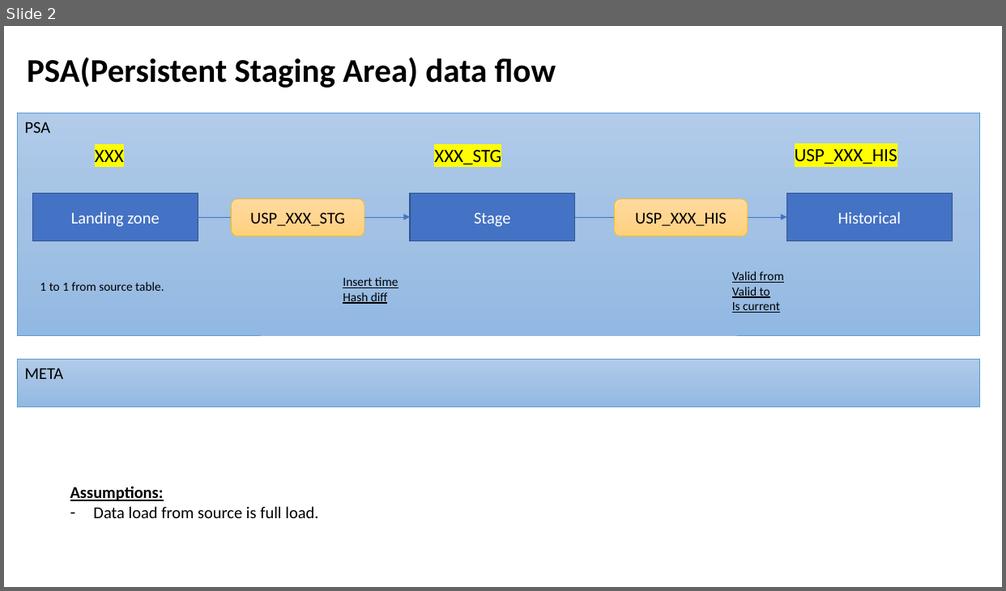
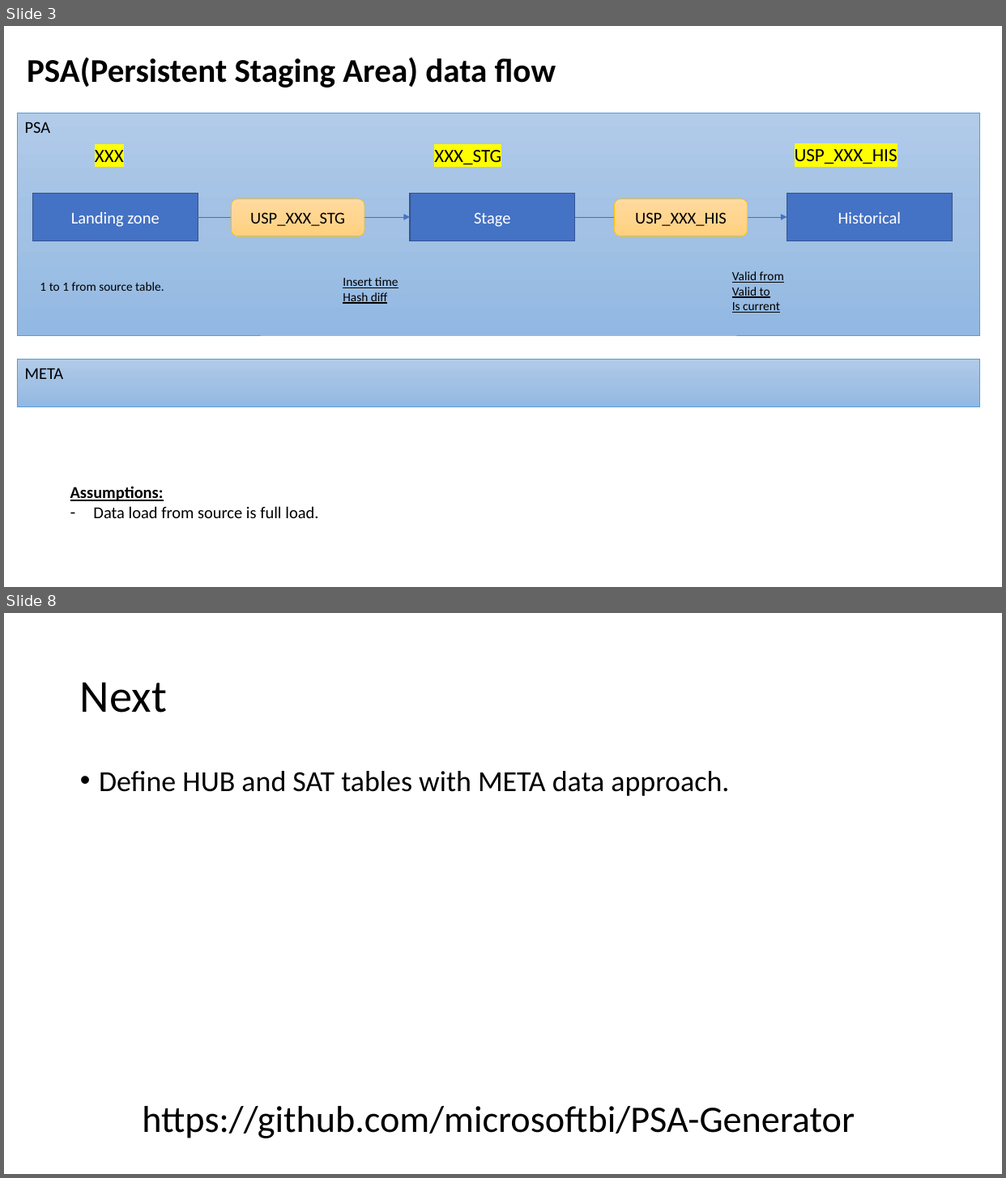
Before and after one commit to microsoftbi/DWH-Generator, a slide deck: DOCS/Intro.pptx. Shown one above the other, each under a label of ours: slide 2 before the commit, slides 3 and 8 after it; the slides between them are not shown. The pictures are 1006x591 and 1006x1178 pixels, drawn with LibreOffice and Linux fonts; fonts in the diff are those of the drawing. Boxes give left, top, right and bottom in pixels: in the first picture for what was removed or moved away, otherwise in the second. Text is boxed around its words. In the diff, an @@ line names an element or a change of style, - is before the commit and + after.

```diff
--- a/DOCS/Intro.pptx
+++ b/DOCS/Intro.pptx
@@ slide 8 added at box(4, 613, 1002, 1174), background #FFFFFF @@
@@ title added at box(80, 682, 167, 713), 44 pt, text #000000 @@
+Next
@@ text added at box(99, 771, 729, 796), 28 pt, text #000000 @@
+• Define HUB and SAT tables with META data approach.
@@ text added at box(142, 1106, 854, 1139), 36 pt, text #000000 @@
+https://github.com/microsoftbi/PSA-Generator
@@ what was slide 2 is now slide 3 @@
```
Also in this commit, not shown: 2 slides changed, 4 other slides added, 18 other files.
